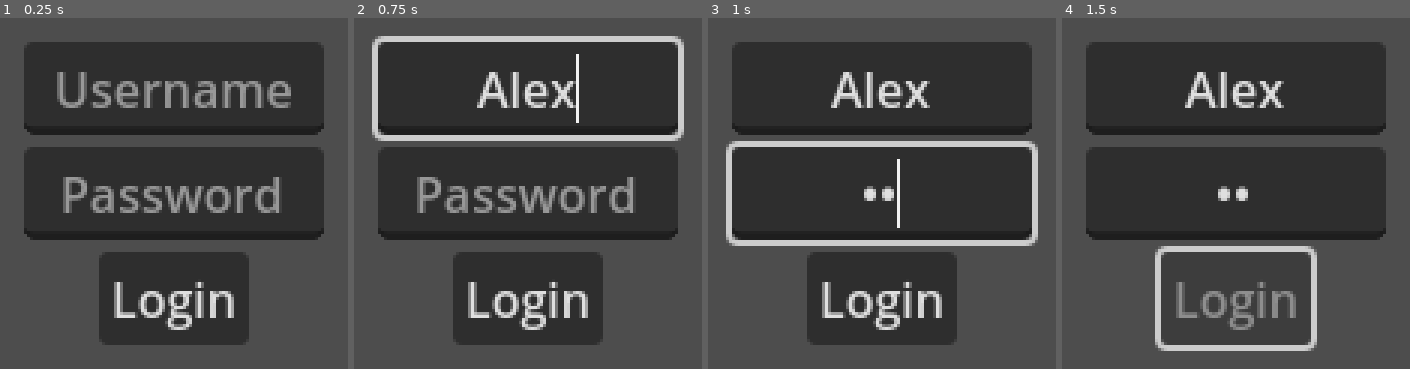
Above: before the commit, frames 1-4 (left to right).
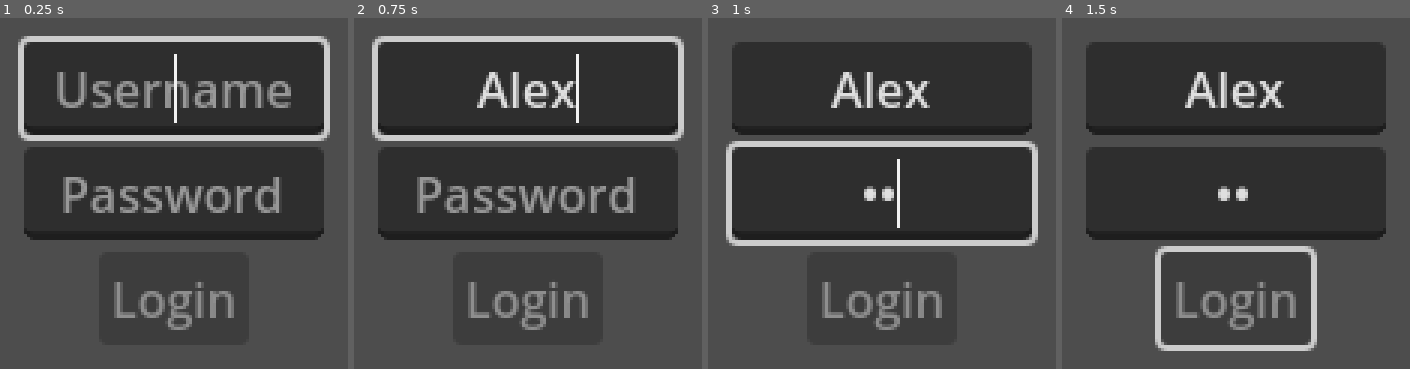
Above: after the commit, the same moments.

Repository: KTrevis/go-dot-client
Game: Godot game, scene res://main.tscn
The game is run twice, just before and just after one commit, with the same random seed, the same clock (stepped at 60 frames per second) and the same inputs.
Inputs (mouse positions are in pixels of both pictures, inside the frame that each line leads up to):
- Up to frame 1 (0.25 s): no input
- Up to frame 2 (0.75 s): click (528, 88) at 0.52 s; type "Alex" at 0.6 s
- Up to frame 3 (1 s): click (882, 193) at 0.75 s; type "12" at 0.83 s
- Up to frame 4 (1.5 s): click (1236, 298) at 1.25 s, where only the run before the commit has a clickable "Login"

The runs differ from the first frame. In frame 1, 5.6% of the frame differs, in the area x 5-95%, y 5-89%; in frame 2, 1.5%; in frame 3, 1.5%; in frame 4, nothing differs.

Commit message:
improved login screen error handling, css wip

Diff:
--- a/scenes/CSS/CSS.gd
+++ b/scenes/CSS/CSS.gd
@@ -3,5 +3,5 @@
 
 var test = "test"
 
-static func new() -> CSS:
+static func loadScene() -> CSS:
 	return load("res://scenes/CSS/CSS.tscn").instantiate()
--- a/scenes/CSS/CSS.tscn
+++ b/scenes/CSS/CSS.tscn
@@ -1,6 +1,10 @@
-[gd_scene load_steps=2 format=3 uid="uid://dmgnaerxipxud"]
+[gd_scene load_steps=4 format=3 uid="uid://dmgnaerxipxud"]
 
 [ext_resource type="Script" path="res://scenes/CSS/CSS.gd" id="1_eamy2"]
+[ext_resource type="Script" path="res://scenes/CSS/create_character.gd" id="2_2aaha"]
+
+[sub_resource type="StyleBoxFlat" id="StyleBoxFlat_82d4q"]
+bg_color = Color(0, 0, 0, 0.392157)
 
 [node name="CSS" type="Control"]
 layout_mode = 3
@@ -8,11 +12,21 @@
 script = ExtResource("1_eamy2")
 
 [node name="ScrollContainer" type="ScrollContainer" parent="."]
-offset_left = 520.0
+offset_left = 479.0
 offset_top = 8.0
 offset_right = 633.0
-offset_bottom = 350.0
+offset_bottom = 316.0
+theme_override_styles/panel = SubResource("StyleBoxFlat_82d4q")
 
 [node name="BoxContainer" type="BoxContainer" parent="ScrollContainer"]
 layout_mode = 2
 vertical = true
+
+[node name="CreateCharacter" type="Button" parent="."]
+layout_mode = 0
+offset_left = 487.0
+offset_top = 320.0
+offset_right = 627.0
+offset_bottom = 351.0
+text = "Create Character"
+script = ExtResource("2_2aaha")
--- /dev/null
+++ b/scenes/CSS/create_character.gd
@@ -0,0 +1,7 @@
+extends Button
+
+func onPress() -> void:
+	WebSocket.send("GET_CLASSES")
+
+func _ready() -> void:
+	pressed.connect(onPress)
--- a/scenes/Login/Login.gd
+++ b/scenes/Login/Login.gd
@@ -9,17 +9,22 @@
 	WebSocket.send("LOGIN", data)
 	%Button.disabled = true
 
+func onMessage(msg := {}) -> void :
+	%Button.disabled = false
+	if "authenticated" in msg:
+		get_node("..").add_child(CSS.loadScene())
+		queue_free()
+		return
+
+	if "error" in msg:
+		%Error.text = msg.error
+
 func _ready() -> void:
 	var button: Button = %Button
+
+	%Username.grab_focus()
+	button.disabled = true
 	button.pressed.connect(submitForm)
-	WebSocket.message_received.connect(func(msg := {}) -> void:
-		%Button.disabled = false
-		if "token" in msg:
-			WebSocket.token = msg.token
-			print(msg)
-			queue_free()
-			get_node("..").add_child(CSS.new())
-			return
-		if "error" in msg:
-			%Error.text = msg.error
-	)
+	WebSocket.message_received.connect(onMessage)
+	WebSocket.connected.connect(func(): button.disabled = false)
+	WebSocket.disconnected.connect(func(): button.disabled = true)
--- a/websocket.gd
+++ b/websocket.gd
@@ -4,14 +4,15 @@
 
 signal message_received(message: Dictionary)
 signal connected
+signal disconnected
 
 var _webSocket := WebSocketPeer.new()
 var _isConnected := false
-var token := ""
 
 func send(type: String, msg := {}) -> void:
 	_webSocket.send_text(JSON.stringify(type))
-	_webSocket.send_text(JSON.stringify(msg))
+	if msg != {}:
+		_webSocket.send_text(JSON.stringify(msg))
 
 func _readPackets() -> void:
 	var message := _webSocket.get_packet().get_string_from_utf8()
@@ -34,5 +35,6 @@
 		WebSocketPeer.STATE_CLOSED:
 			if _isConnected:
 				print("Websocket disconnected")
+				disconnected.emit()
 			_isConnected = false
 			_webSocket.connect_to_url("ws://%s" % ip)
